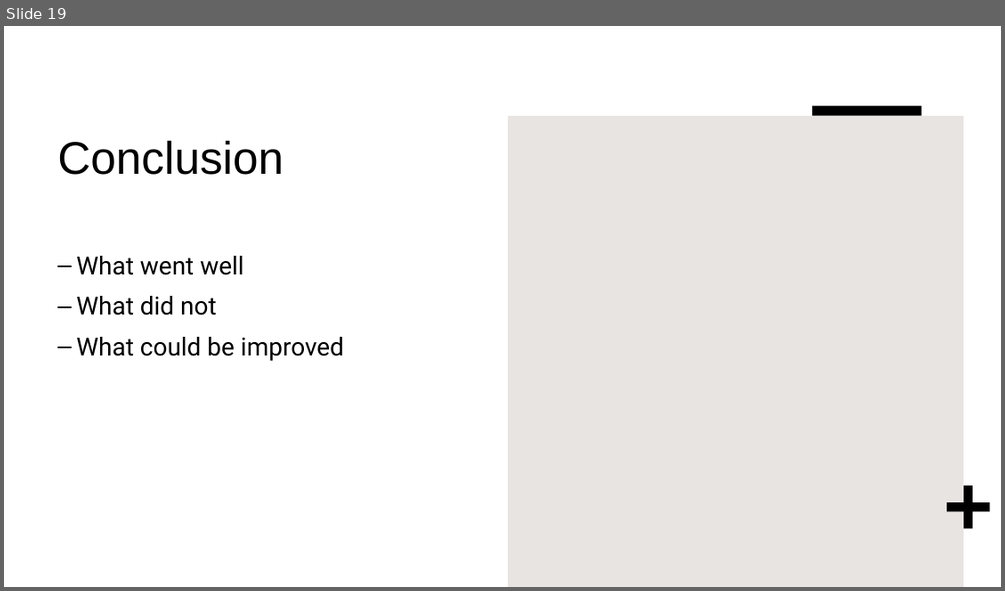
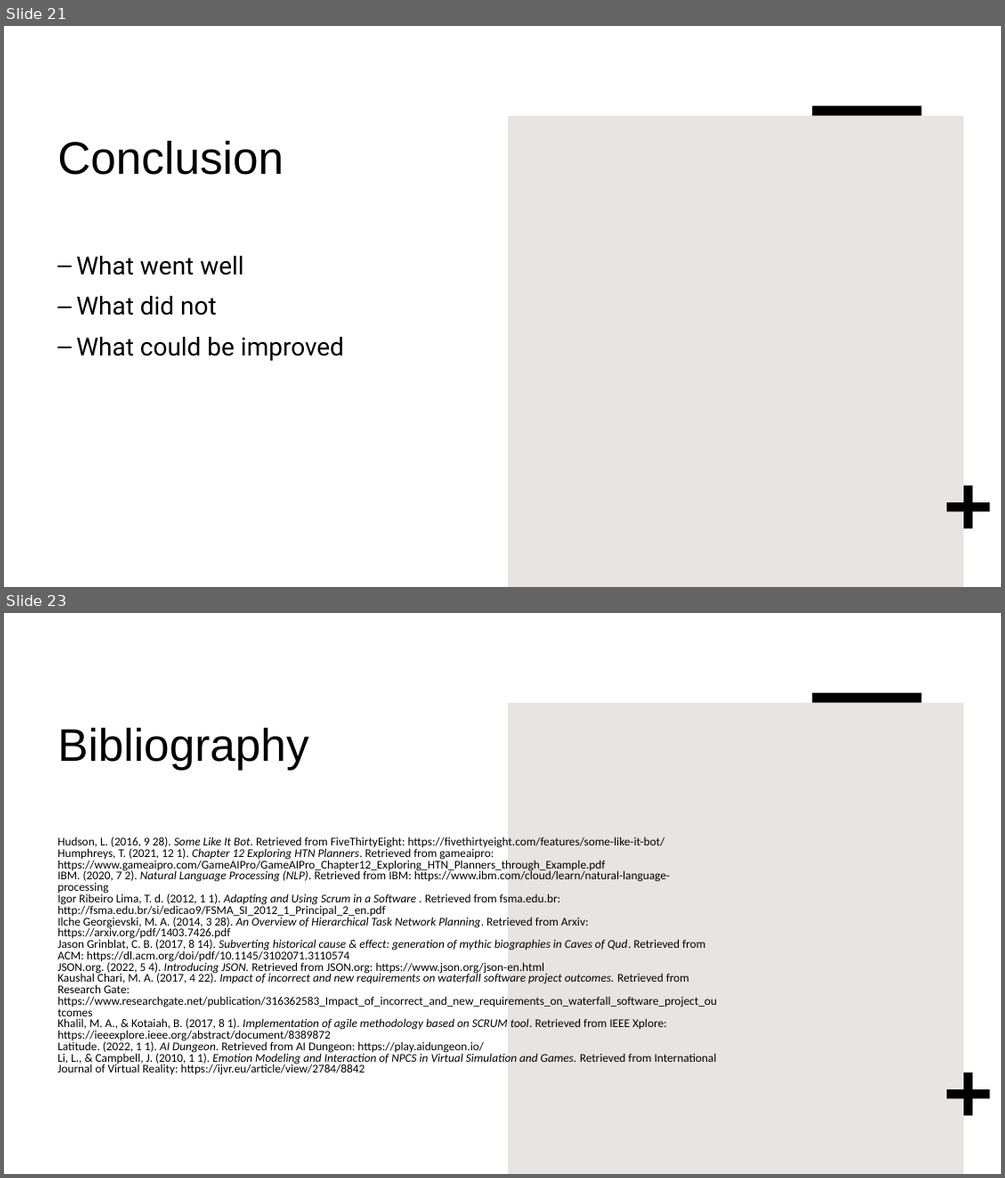
Before and after one commit to IsaacdmDunn/FYP-Bsc, a slide deck: Narrative AI Generation.pptx. Shown one above the other, each under a label of ours: slide 19 before the commit, slides 21 and 23 after it; the slides between them are not shown. The pictures are 1005x591 and 1005x1178 pixels, drawn with LibreOffice and Linux fonts; fonts in the diff are those of the drawing. Boxes give left, top, right and bottom in pixels: in the first picture for what was removed or moved away, otherwise in the second. Text is boxed around its words. In the diff, an @@ line names an element or a change of style, - is before the commit and + after.

```diff
--- a/Narrative AI Generation.pptx
+++ b/Narrative AI Generation.pptx
@@ slide 23 added at (4,613,1001,1174), background #FFFFFF; not listed: 3 template elements that a slide beside it also shows @@
@@ title added at (57,727,308,770), 44 pt, text #000000 @@
+Bibliography
@@ text added at (57,836,717,1075), 11.4 pt, text #000000 @@
+Hudson, L. (2016, 9 28). Some Like It Bot. Retrieved from FiveThirtyEight: https://fivethirtyeight.com/features/some-like-it-bot/
+Humphreys, T. (2021, 12 1). Chapter 12 Exploring HTN Planners. Retrieved from gameaipro: https://www.gameaipro.com/GameAIPro/GameAIPro_Chapter12_Exploring_HTN_Planners_through_Example.pdf
+IBM. (2020, 7 2). Natural Language Processing (NLP). Retrieved from IBM: https://www.ibm.com/cloud/learn/natural-language-processing
+Igor Ribeiro Lima, T. d. (2012, 1 1). Adapting and Using Scrum in a Software . Retrieved from fsma.edu.br: http://fsma.edu.br/si/edicao9/FSMA_SI_2012_1_Principal_2_en.pdf
+Ilche Georgievski, M. A. (2014, 3 28). An Overview of Hierarchical Task Network Planning. Retrieved from Arxiv: https://arxiv.org/pdf/1403.7426.pdf
+Jason Grinblat, C. B. (2017, 8 14). Subverting historical cause & effect: generation of mythic biographies in Caves of Qud. Retrieved from ACM: https://dl.acm.org/doi/pdf/10.1145/3102071.3110574
+JSON.org. (2022, 5 4). Introducing JSON. Retrieved from JSON.org: https://www.json.org/json-en.html
+Kaushal Chari, M. A. (2017, 4 22). Impact of incorrect and new requirements on waterfall software project outcomes. Retrieved from Research Gate: https://www.researchgate.net/publication/316362583_Impact_of_incorrect_and_new_requirements_on_waterfall_software_project_outcomes
+Khalil, M. A., & Kotaiah, B. (2017, 8 1). Implementation of agile methodology based on SCRUM tool. Retrieved from IEEE Xplore: https://ieeexplore.ieee.org/abstract/document/8389872
+Latitude. (2022, 1 1). AI Dungeon. Retrieved from AI Dungeon: https://play.aidungeon.io/
+Li, L., & Campbell, J. (2010, 1 1). Emotion Modeling and Interaction of NPCS in Virtual Simulation and Games. Retrieved from International Journal of Virtual Reality: https://ijvr.eu/article/view/2784/8842
@@ what was slide 19 is now slide 21 @@
```
Also in this commit, not shown: 4 slides changed, 6 other slides added, 3 slides removed.
